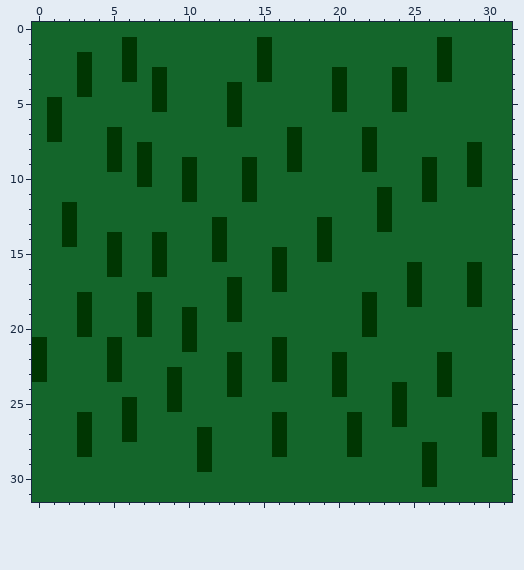
Pixel-art sprite -- data/fields/forest.png. The first picture shows the starting point.
The file is 32x32 pixels.
The same view after the edit:
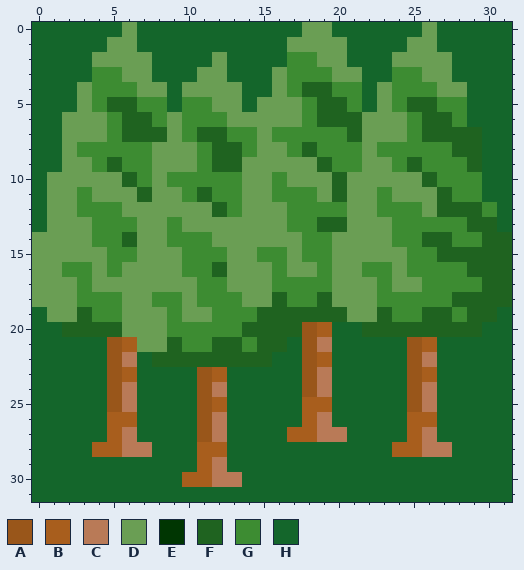
Palette (. is transparent): A #99561a  B #a85e1d  C #b97a57  D #6a9e54  E #003602  F #1f6320  G #3d8c32  H #14662b
Edits made:
Changed rows in their new state; - is an unchanged pixel.
first column x 0:
 0 ------D-----------DD------D-----
 1 -----DD--------H-DDDD----DDH----
 2 ---HDDDD----D--H-GGDD---DDDD----
 3 ---HGGDDH--DD--HDGGGDD--GGDD----
 4 ---DGGGDD-DDDD--DGFFGG-DGGGDD---
 5 -H-DGFFGG-GGDD-DDDGFFG-DGFFGG---
 6 -HDDDGFFGDGGGDDDDDGFFFDDDGFFG---
 7 -HDDDGFFFDGFFGGDGGGGGFDDDGFFFF--
 8 --DGGGGGDDDGFFGDDGFGGGDGGGGGFF--
 9 --DDGFGGDDDGFFDDDDDFGGDDGFGGGF--
10 -DDDDDFGDGGGGGDDGDDDFDDDDDFGGG--
11 -DDGDDDFDDGFGGDDGGGDFDDGDDDFGG--
12 -DDGGGDDDDDDFGDDDGGGGDDGGGDFFFG-
13 -DDDGGGDDGDDDDDDDGGFFDDDGGGGGFF-
14 DDDDGGFDDGGGDDDDDDGGDDDDGGFFGGFF
15 DDDDDGGDDDGGGDDGGDGGDDDDDGGFFFFF
16 DDGGDGDDDDGGFDDDGDDGDDGGDGGGGFFF
17 DDDGDDDDDDDGGDDDGGGGDDDGDDGGGGFF
18 DDDGGGDDGGDGGGDDFGGFDDDGGGGGFFFF
19 -DDFGGDDDGDDGGGFFFFFFDDFGGFFGFF-
20 --FFFFDDDGGGGGFFFFAB--FFFFFFFF--
21 H----ABDDFGGFFGFF-AC-----AB-----
22 H----AC-FFFFFFFFH-ABH----ACH----
23 H----AB--H-ABH--H-ACH----ABH----
24 -----AC--H-ACH----ACH---HACH----
25 -----AC--H-AB-----BB----HAC-----
26 ---H-BB----AC---H-BC-H--HBB---H-
27 ---H-BC----AC---HBBCCH---BC---H-
28 ---HBBCC---BB---H----H--BBCC--H-
29 -----------BC-------------H-----
30 ----------BBCC------------H-----
Pixel boxes of the changes (left, top, right, bottom) in both pictures:
changed: (32, 22, 512, 487)
